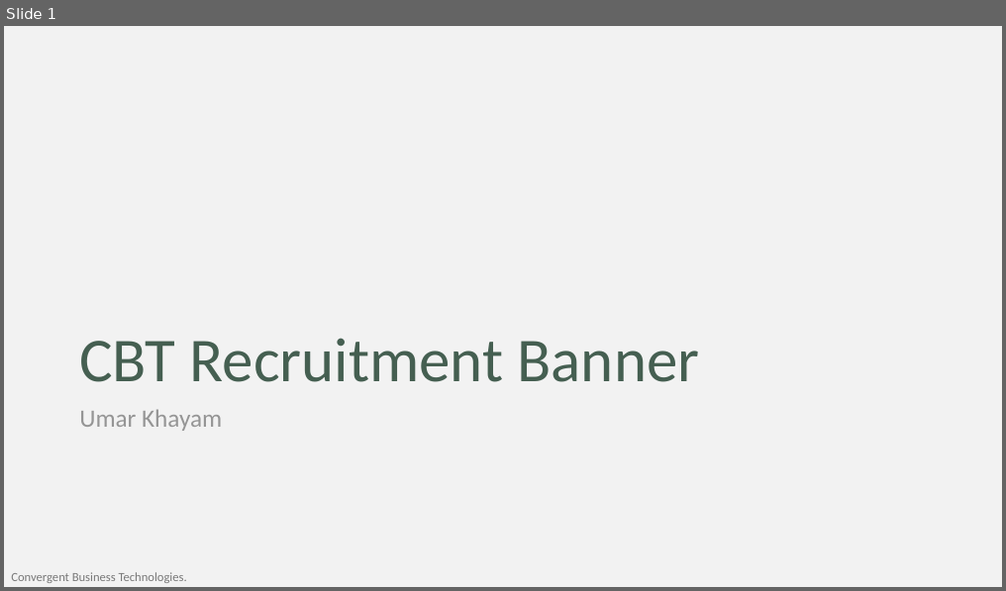
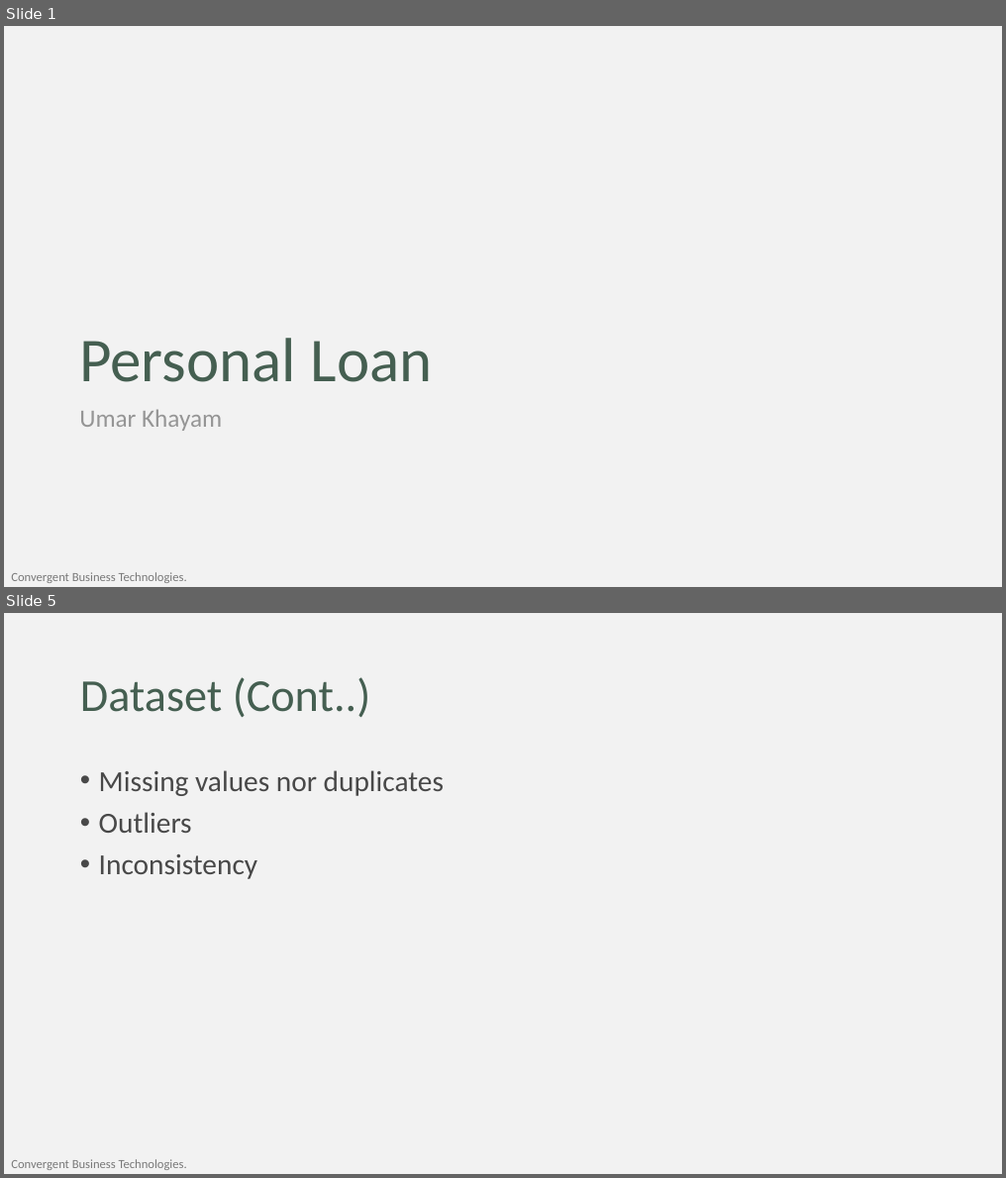
Before and after one commit to umar-khayam/Data-Science, a slide deck: Learning/Statistics/ISL/Presentation_v1.2.pptx. Shown one above the other, each under a label of ours: slide 1 before the commit, slides 1 and 5 after it; the slides between them are not shown. The pictures are 1006x591 and 1006x1178 pixels, drawn with LibreOffice and Linux fonts; fonts in the diff are those of the drawing; background and template pictures are left out. Boxes give left, top, right and bottom in pixels: in the first picture for what was removed or moved away, otherwise in the second. Text is boxed around its words. In the diff, an @@ line names an element or a change of style, - is before the commit and + after.

Commit message:
Bank Personal Loan

```diff
--- a/Learning/Statistics/ISL/Presentation_v1.2.pptx
+++ b/Learning/Statistics/ISL/Presentation_v1.2.pptx
@@ slide 5 added at (4, 613, 1002, 1174), background #F2F2F2; not listed: 1 template element that a slide beside it also shows @@
@@ title added at (80, 677, 371, 717), 44 pt, text #455F51 @@
+Dataset (Cont..)
@@ text added at (99, 770, 444, 879), 28 pt, text #484848 @@
+• Missing values nor duplicates
+• Outliers
+• Inconsistency
@@ slide 1 changed as well @@
@@ title at (79, 338, 433, 382): text changed @@
-CBT Recruitment Banner
+Personal Loan
```
Also in this commit, not shown: 16 other slides added, 10 slides removed, 7 other files.
